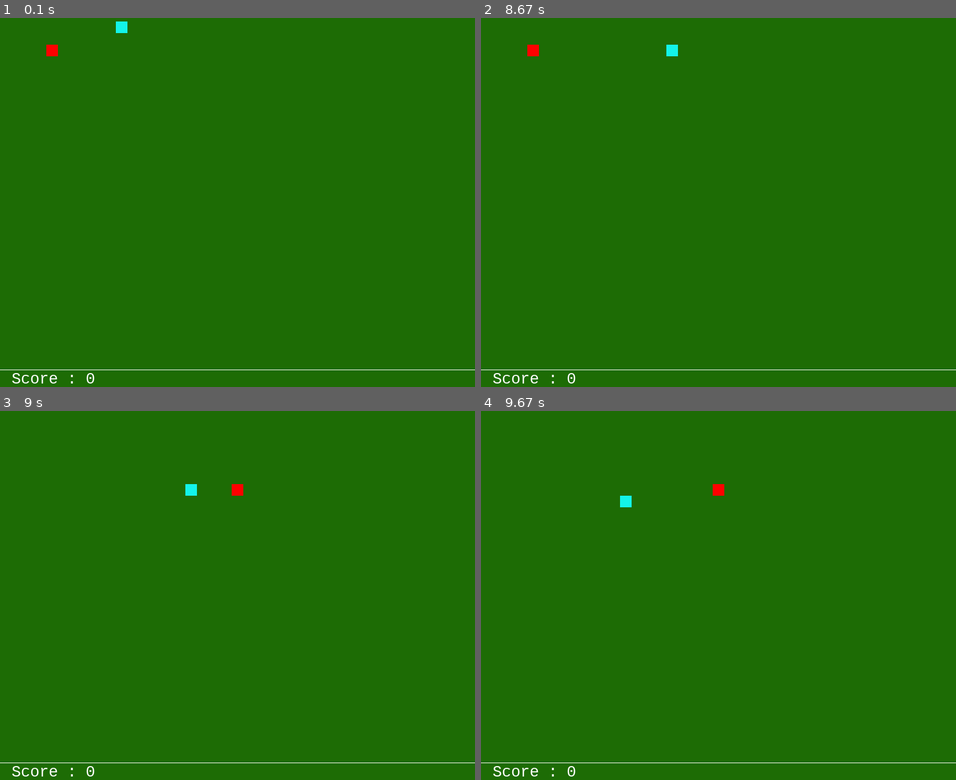
Above: before the commit, frames 1-4 (two rows, left to right).
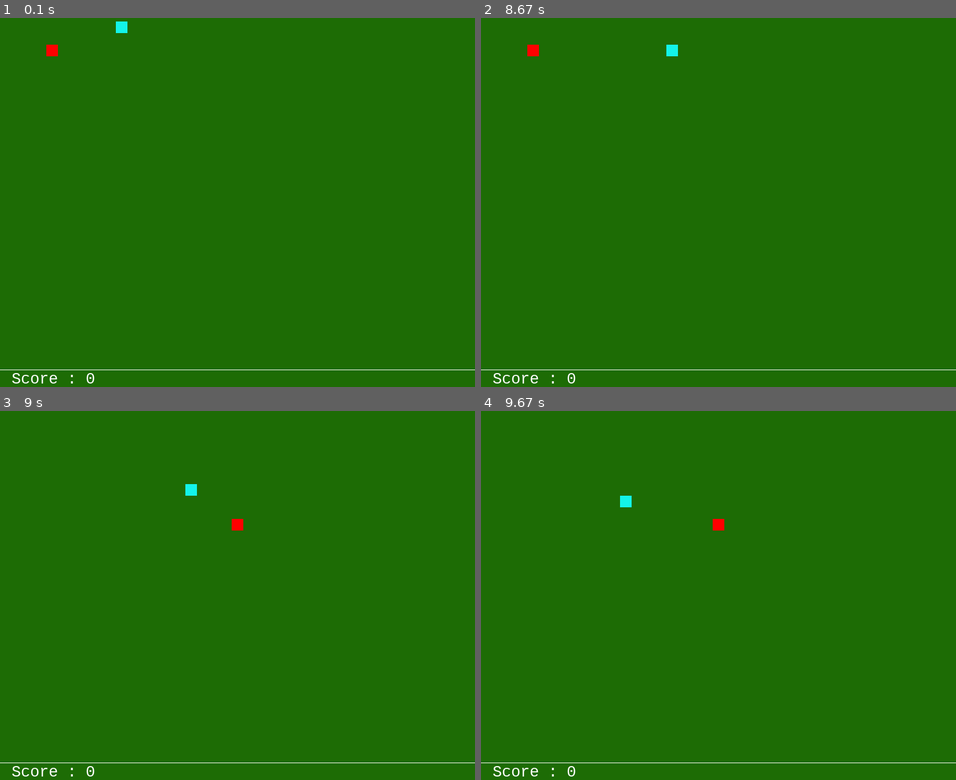
Above: after the commit, the same moments.

Repository: Kgeek33/NSI_Terminale
Game: pygame game, started from TD Snake/snake_jeu.py
Same seed, same stepped clock (60 frames per second), same inputs: the game is played once before the commit and once after it.
Inputs:
- Up to frame 1 (0.1 s): no input
- Up to frame 2 (8.67 s): hold Right 0.33-0.8 s; hold Right 1.17-1.63 s; hold Left 1.67-2.2 s; hold Down 2.23-2.53 s; hold Left 2.57-2.97 s; hold Right 3.4-4.03 s; hold Down 4.07-4.43 s; hold Left 4.47-4.93 s; hold Right 4.97-5.43 s; hold Up 5.47-5.77 s; hold Right 5.8-6.27 s; hold Left 6.3-6.83 s; hold Down 6.87-7.17 s; hold Left 7.2-7.6 s; hold Up 7.63-8 s; hold Right from 8.03 s (still down)
- Up to frame 3 (9 s): release Right at 8.67 s; hold Down from 8.7 s (still down)
- Up to frame 4 (9.67 s): release Down at 9.07 s; hold Left 9.1-9.57 s; hold Right from 9.6 s (still down)

Frames 1-2 are identical in both runs. In frame 3, 0.2% of the frame differs, in the area x 48-52%, y 19-33%; in frame 4, 0.2%.

Commit message:
fix(lint): in `snake_jeu`

Diff:
--- a/TD Snake/snake_jeu.py
+++ b/TD Snake/snake_jeu.py
@@ -1,9 +1,19 @@
 import snake_pygame as spg
-from snake_classes import *
+from snake_classes import (
+    Point,
+    BLACK,
+    YELLOW,
+    RED,
+    PURPLE,
+    Snake,
+    Pomme,
+    WHITE,
+)
 from random import randint
 
 LEVEL = 1
-# dimensions de la fenêtre DIM_X (en pxl)* DIM_Y(en pxl) + taille score (en pxl)  )
+# dimensions de la fenêtre DIM_X (en pxl)* DIM_Y(en pxl) +
+# taille score (en pxl)  )
 
 # nombre de cases (point) en x et en y dans la fenetre
 DIM_X, DIM_Y = 40, 30
@@ -42,14 +52,24 @@
                 snake.avale(LApomme)
                 LEscore += 1
                 spg.score(0, snake.y_max, Point.taille_pxl, LEscore, WHITE)
-            DEScoor = Point(20, 10, randint(0, H_SCORE_EN_PXL - 10), randint(0,
-                            H_SCORE_EN_PXL - 10), L_COLORS[randint(1, len(L_COLORS))-1])
+            DEScoor = Point(
+                20,
+                10,
+                randint(0, H_SCORE_EN_PXL - 10),
+                randint(0, H_SCORE_EN_PXL - 10),
+                L_COLORS[randint(1, len(L_COLORS))-1]
+            )
             LApomme = Pomme(DEScoor, 50)
             LApomme.placer()
         if LApomme.pourrie(0.5):
             LApomme.jeter()
-            DEScoor = Point(20, 10, randint(0, H_SCORE_EN_PXL - 10), randint(0,
-                            H_SCORE_EN_PXL - 10), L_COLORS[randint(1, len(L_COLORS))-1])
+            DEScoor = Point(
+                20,
+                10,
+                randint(0, H_SCORE_EN_PXL - 10),
+                randint(0, H_SCORE_EN_PXL - 10),
+                L_COLORS[randint(1, len(L_COLORS))-1]
+            )
             LApomme = Pomme(DEScoor, 5)
             LApomme.placer()
 
